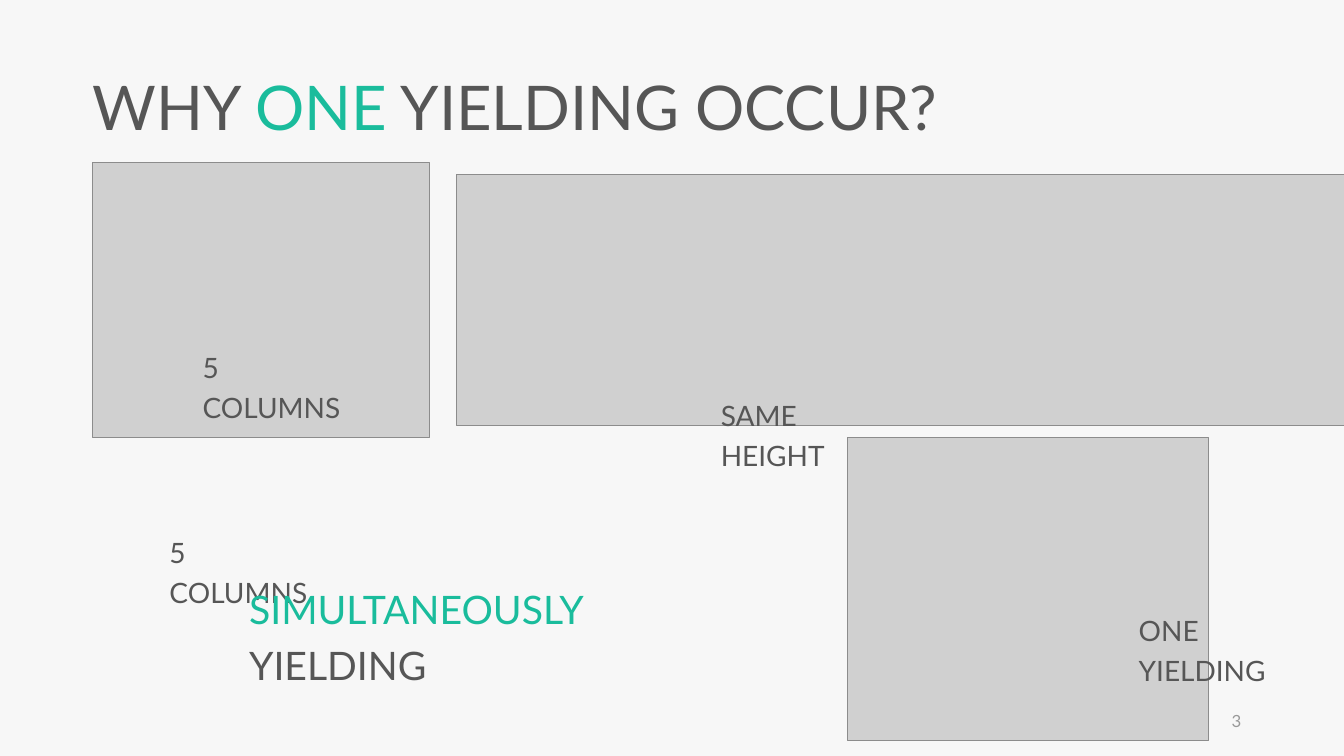
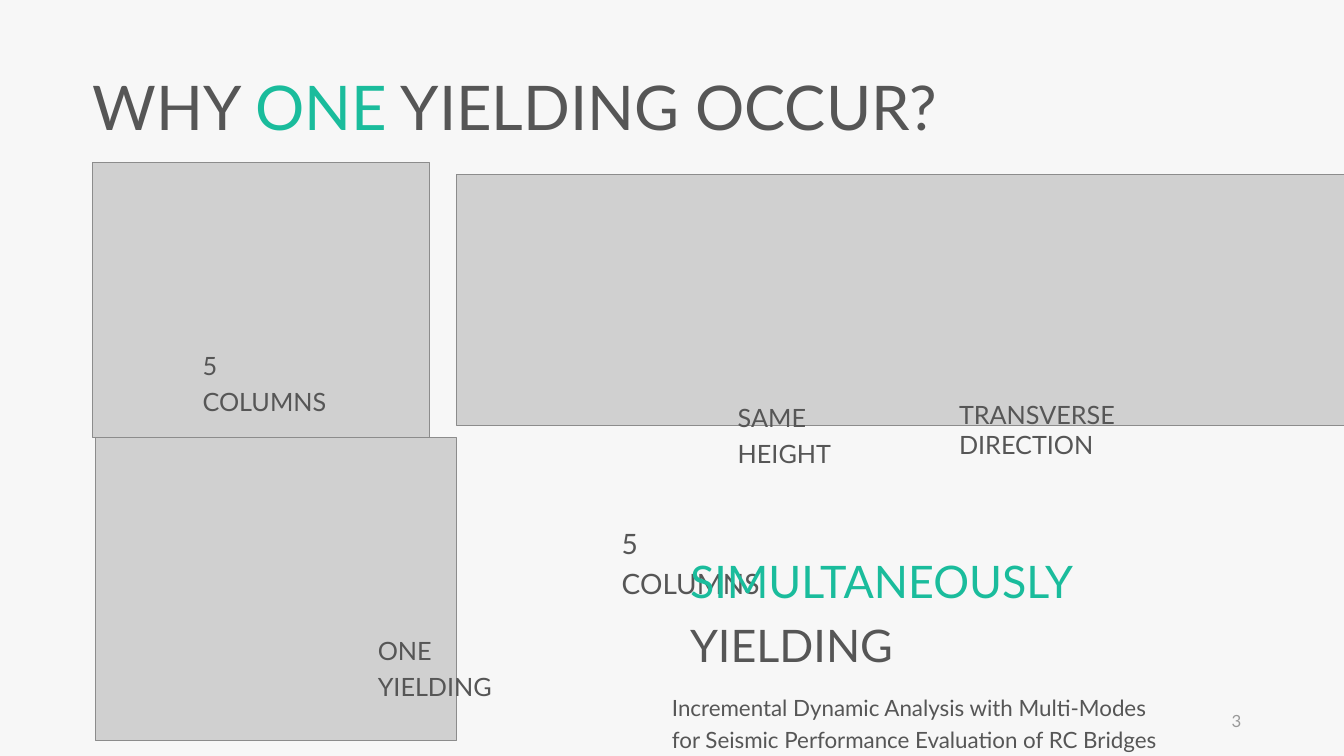
Before and after one commit to skyran1278/VbaProject, a slide deck: slide 3 of 20180126_SmartSplice/20180920_Meeting/20180920 Meeting.pptx. Drawn at 1344x756 pixels with LibreOffice and Linux fonts; fonts in the diff are those of the drawing; grey boxes stand for pictures. Boxes give left, top, right and bottom in pixels: in the first picture for what was removed or moved away, otherwise in the second. Text is boxed around its words. In the diff, an @@ line names an element or a change of style, - is before the commit and + after.

```diff
--- a/20180126_SmartSplice/20180920_Meeting/20180920 Meeting.pptx
+++ b/20180126_SmartSplice/20180920_Meeting/20180920 Meeting.pptx
@@ text "SAME HEIGHT": place and size @@
-text "SAME HEIGHT" at <box>721,406,825,466</box>
+text "SAME HEIGHT" at <box>738,409,831,463</box>
@@ text added at <box>959,406,1115,454</box>, 18 pt, text #565656 @@
+TRANSVERSE DIRECTION
@@ picture: place and size @@
-picture at <box>848,438,1209,741</box>
+picture at <box>96,438,457,741</box>
@@ text "5 COLUMNS": place and size @@
-text "5 COLUMNS" at <box>169,543,307,609</box>
+text "5 COLUMNS" at <box>622,534,760,599</box>
@@ text "SIMULTANEOUSLY YIELDING": place and size @@
-text "SIMULTANEOUSLY YIELDING" at <box>249,589,584,681</box>
+text "SIMULTANEOUSLY YIELDING" at <box>690,565,1073,663</box>
@@ text "SIMULTANEOUSLY YIELDING" at <box>690,565,1073,663</box>: size 28 to 32 pt @@
@@ size 20 to 18 pt in 3 elements at <box>738,409,831,463</box>, <box>203,357,327,411</box>, <box>378,642,492,701</box> @@
@@ text "ONE YIELDING": place and size @@
-text "ONE YIELDING" at <box>1139,621,1266,687</box>
+text "ONE YIELDING" at <box>378,642,492,701</box>
@@ text added at <box>672,699,1156,752</box>, 16 pt, text #565656 @@
+Incremental Dynamic Analysis with Multi-Modes for Seismic Performance Evaluation of RC Bridges
```
Also in this commit, not shown: 14 other slides changed, 3 slides added, 53 slides removed, 4 other files.
